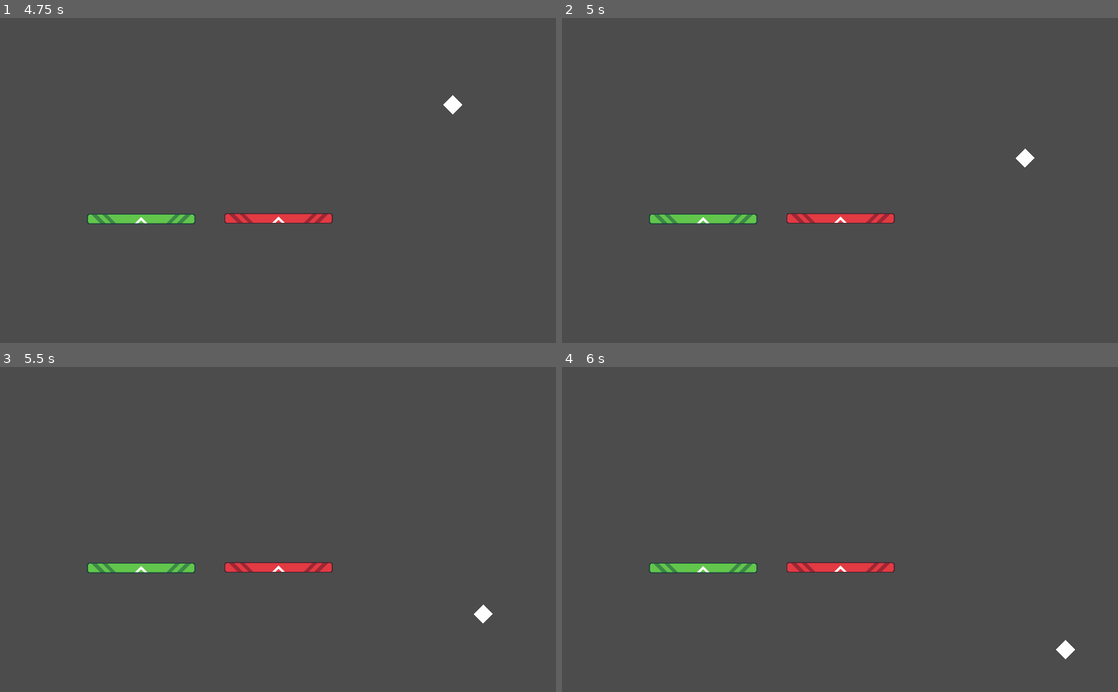
Above: before the commit, frames 1-4 (two rows, left to right).
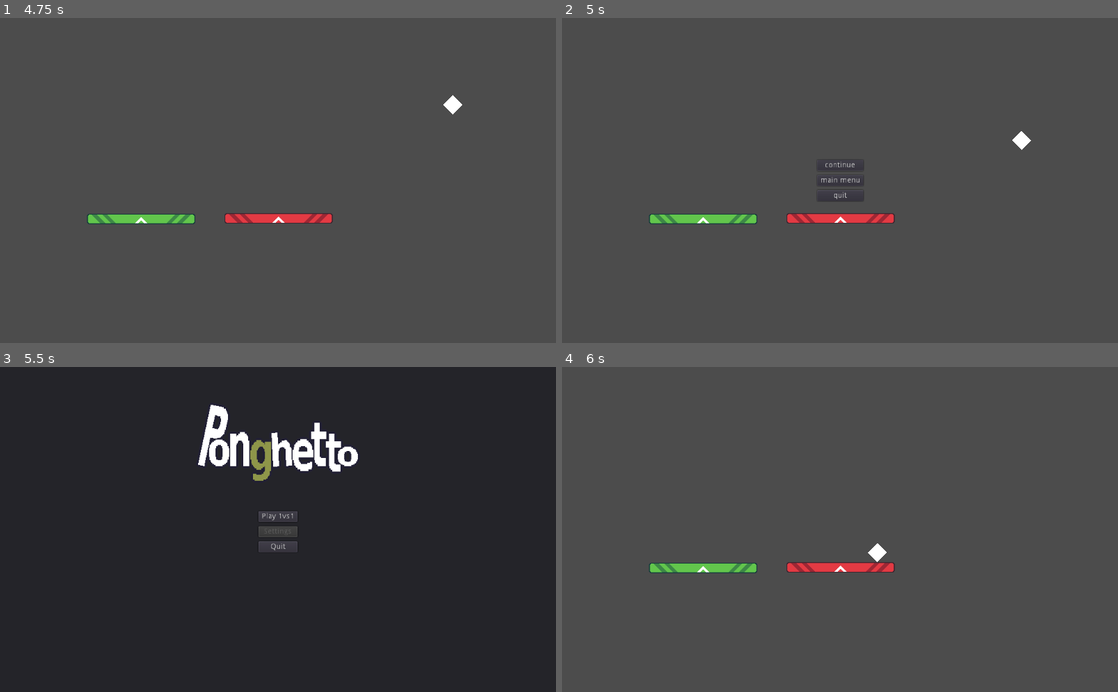
Above: after the commit, the same moments.

Repository: EvonoversGameJam/PongRaffoSinasio
Game: Godot game, scene res://scenes/Menu.tscn
Same seed, same stepped clock (60 frames per second), same inputs: the game is played once before the commit and once after it.
Inputs (mouse positions are in pixels of both pictures, inside the frame that each line leads up to):
- Up to frame 1 (4.75 s): click "Play 1vs1" at 0.5 s
- Up to frame 2 (5 s): tap Escape (ui_cancel) at 4.9 s
- Up to frame 3 (5.5 s): click (278, 529) at 5 s, where only the run after the commit has a clickable "main menu"
- Up to frame 4 (6 s): click (840, 516) at 5.75 s, where only the run after the commit has a clickable "Play 1vs1"

Frame 1 is identical in both runs. In frame 2, 0.3% of the frame differs, in the area x 46-85%, y 34-57%; in frame 3, 99%, in the area x 0-100%, y 0-100%; in frame 4, 0.2%.

Commit message:
add pause menu and functionality

Diff:
--- /dev/null
+++ b/scenes/GameManager.gd
@@ -0,0 +1,18 @@
+extends Node
+
+
+func _process(delta):
+	if Input.is_action_just_pressed("ui_cancel"):
+		get_tree().paused = true
+		$PauseMenu.show()
+
+
+
+func _on_PauseMenu_unpause():
+	$PauseMenu.hide()
+	get_tree().paused = false
+
+
+func _on_PauseMenu_main_menu():
+	get_tree().paused = false
+	get_tree().change_scene("res://scenes/Menu.tscn")
--- /dev/null
+++ b/scenes/GameManager.tscn
@@ -0,0 +1,18 @@
+[gd_scene load_steps=4 format=2]
+
+[ext_resource path="res://scenes/PauseMenu.tscn" type="PackedScene" id=1]
+[ext_resource path="res://scenes/Game.tscn" type="PackedScene" id=2]
+[ext_resource path="res://scenes/GameManager.gd" type="Script" id=3]
+
+[node name="GameManager" type="Node"]
+pause_mode = 2
+script = ExtResource( 3 )
+
+[node name="Game" parent="." instance=ExtResource( 2 )]
+pause_mode = 1
+
+[node name="PauseMenu" parent="." instance=ExtResource( 1 )]
+visible = false
+
+[connection signal="main_menu" from="PauseMenu" to="." method="_on_PauseMenu_main_menu"]
+[connection signal="unpause" from="PauseMenu" to="." method="_on_PauseMenu_unpause"]
--- a/scenes/Menu.gd
+++ b/scenes/Menu.gd
@@ -2,7 +2,7 @@
 
 
 func _on_Play_pressed():
-	get_tree().change_scene("res://scenes/Game.tscn")
+	get_tree().change_scene("res://scenes/GameManager.tscn")
 
 
 func _on_Quit_pressed():
--- /dev/null
+++ b/scenes/PauseMenu.gd
@@ -0,0 +1,24 @@
+extends Control
+signal unpause
+signal main_menu
+
+# Called when the node enters the scene tree for the first time.
+func _ready():
+	pass # Replace with function body.
+
+
+# Called every frame. 'delta' is the elapsed time since the previous frame.
+#func _process(delta):
+#	pass
+
+
+func _on_Continue_pressed():
+	emit_signal("unpause")
+
+
+func _on_MainMenu_pressed():
+	emit_signal("main_menu")
+
+
+func _on_Quit_pressed():
+	get_tree().quit()
--- /dev/null
+++ b/scenes/PauseMenu.tscn
@@ -0,0 +1,41 @@
+[gd_scene load_steps=3 format=2]
+
+[ext_resource path="res://themes/default_theme.tres" type="Theme" id=1]
+[ext_resource path="res://scenes/PauseMenu.gd" type="Script" id=2]
+
+[node name="PauseMenu" type="Control"]
+anchor_right = 1.0
+anchor_bottom = 1.0
+theme = ExtResource( 1 )
+script = ExtResource( 2 )
+
+[node name="VBoxContainer" type="VBoxContainer" parent="."]
+anchor_left = 0.5
+anchor_top = 0.5
+anchor_right = 0.5
+anchor_bottom = 0.5
+margin_left = -42.5
+margin_top = -38.0
+margin_right = 42.5
+margin_bottom = 38.0
+
+[node name="Continue" type="Button" parent="VBoxContainer"]
+margin_right = 85.0
+margin_bottom = 20.0
+text = "continue"
+
+[node name="MainMenu" type="Button" parent="VBoxContainer"]
+margin_top = 28.0
+margin_right = 85.0
+margin_bottom = 48.0
+text = "main menu"
+
+[node name="Quit" type="Button" parent="VBoxContainer"]
+margin_top = 56.0
+margin_right = 85.0
+margin_bottom = 76.0
+text = "quit"
+
+[connection signal="pressed" from="VBoxContainer/Continue" to="." method="_on_Continue_pressed"]
+[connection signal="pressed" from="VBoxContainer/MainMenu" to="." method="_on_MainMenu_pressed"]
+[connection signal="pressed" from="VBoxContainer/Quit" to="." method="_on_Quit_pressed"]
